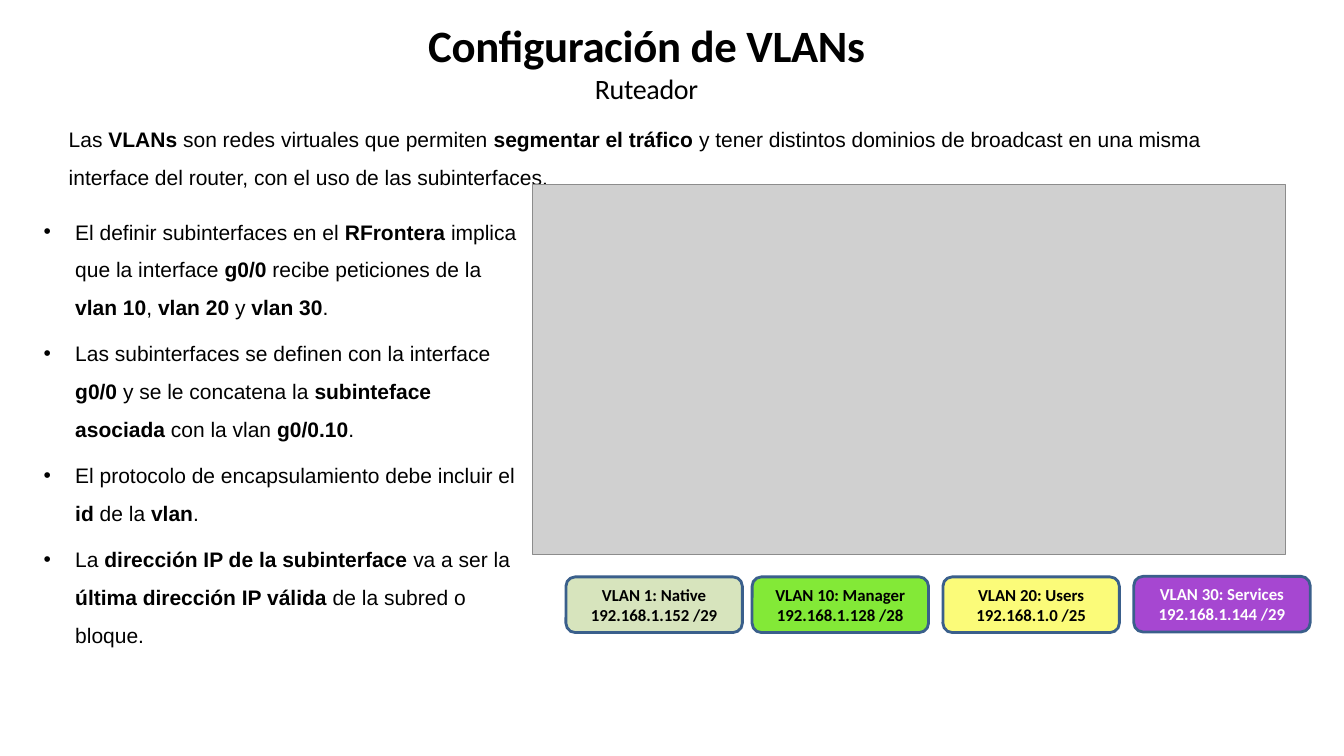
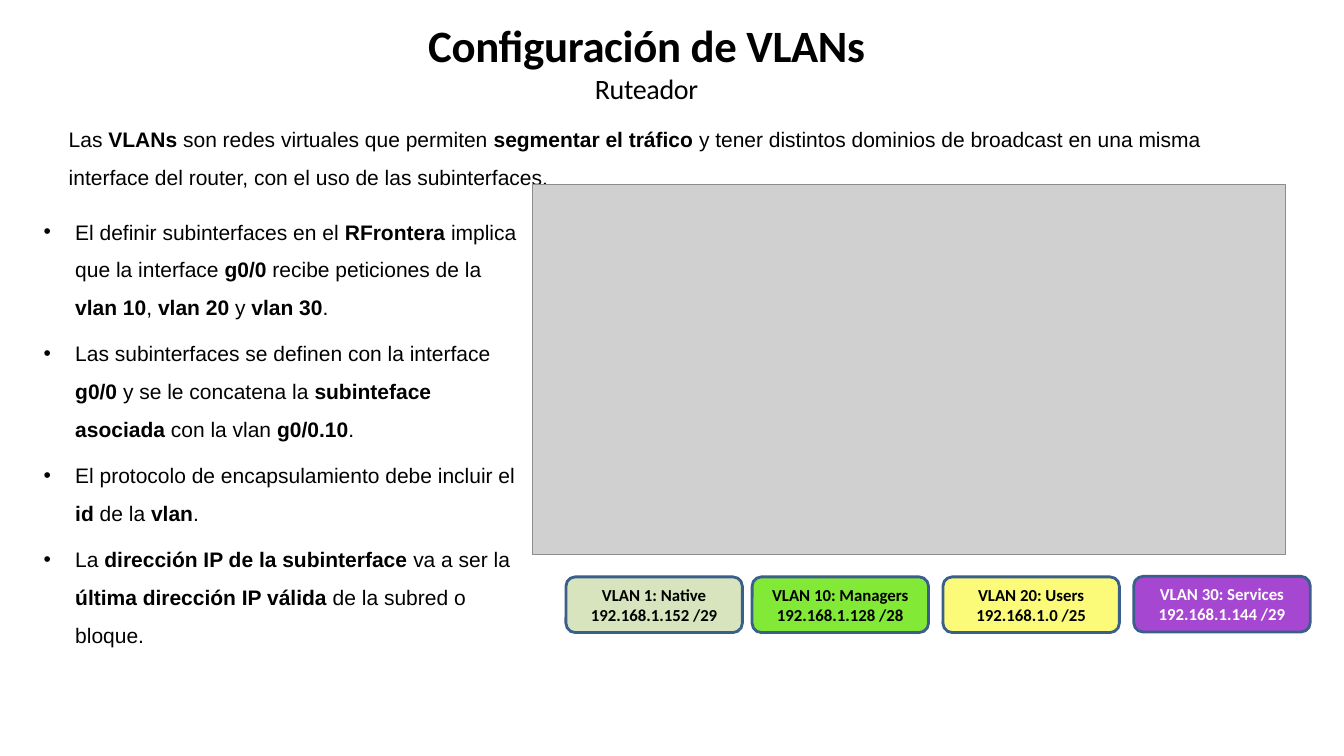
Before and after one commit to lizetheP/WAN, a slide deck: slide 7 of Calendario2026/Ejercicios/E2_VLAN/Ejer2_VLANs.pptx. Drawn at 1344x756 pixels with LibreOffice and Linux fonts; fonts in the diff are those of the drawing; grey boxes stand for pictures. Boxes give left, top, right and bottom in pixels: in the first picture for what was removed or moved away, otherwise in the second. Text is boxed around its words. In the diff, an @@ line names an element or a change of style, - is before the commit and + after.

```diff
--- a/Calendario2026/Ejercicios/E2_VLAN/Ejer2_VLANs.pptx
+++ b/Calendario2026/Ejercicios/E2_VLAN/Ejer2_VLANs.pptx
@@ text in rounded rectangle at [772,590,908,604]: text changed @@
-VLAN 10: Manager
+VLAN 10: Managers
```
Also in this commit, not shown: 3 other slides changed, 6 other files.
